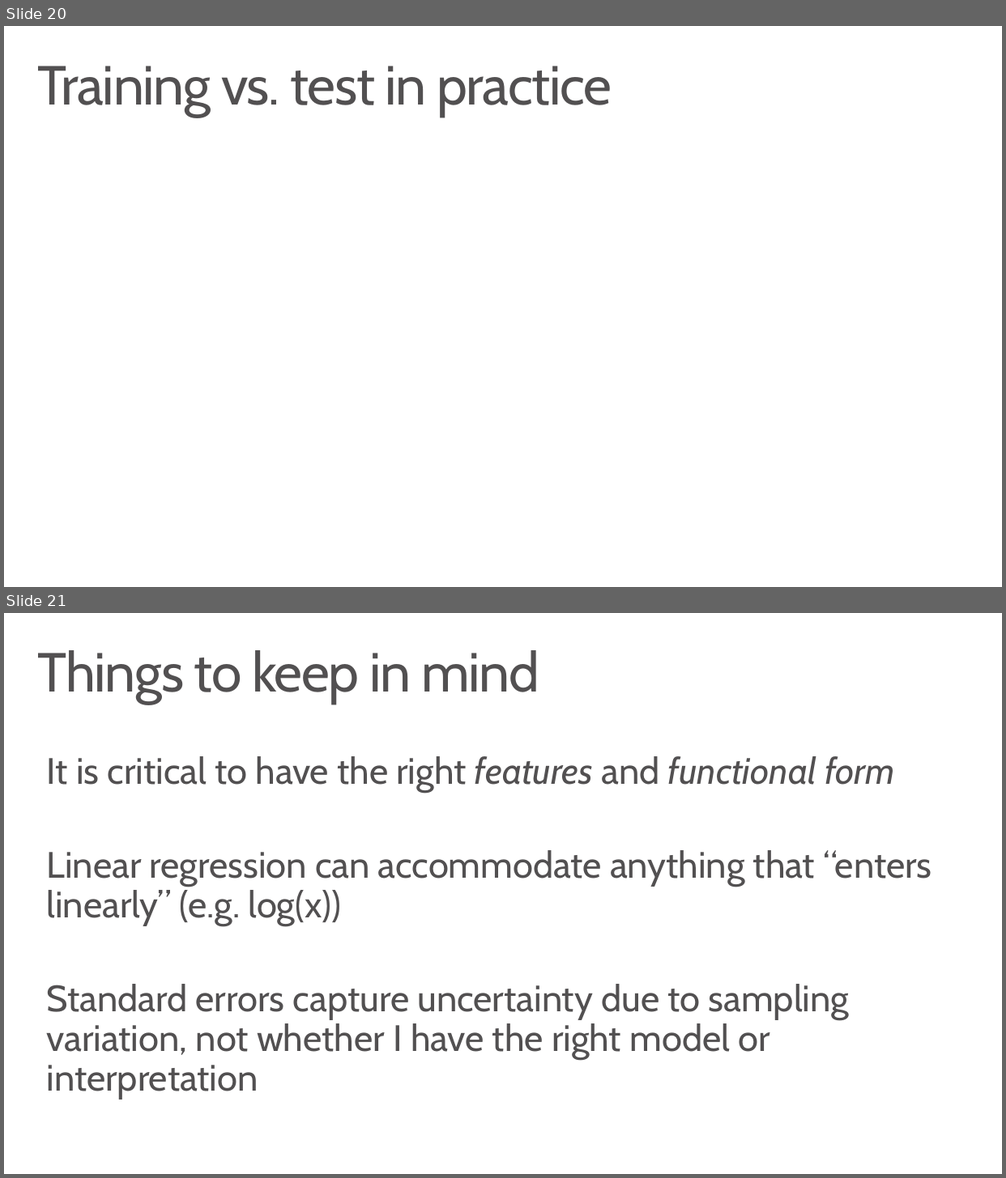
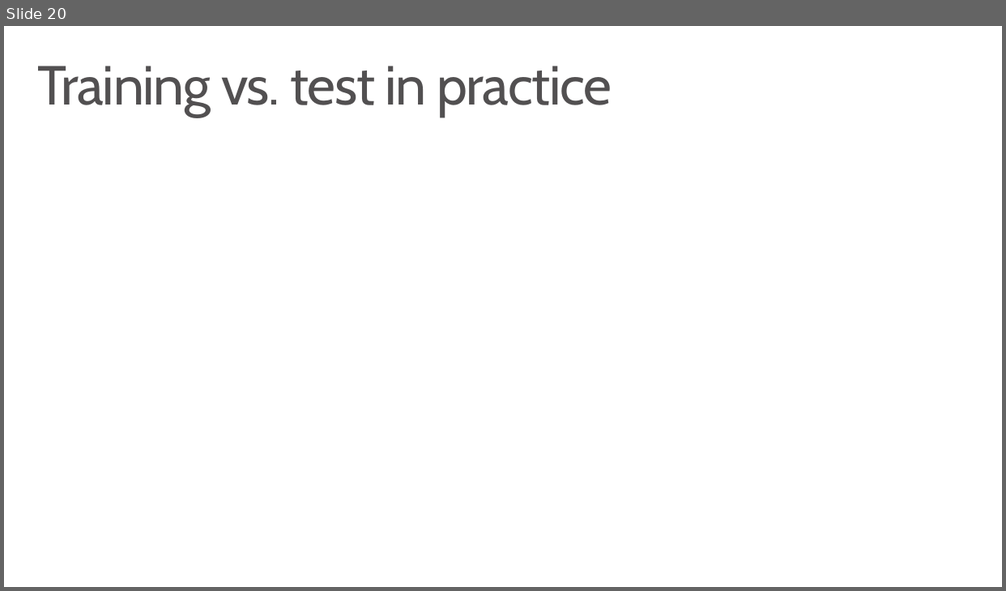
Before and after one commit to msr-ds3/coursework, a slide deck: week2/slides/intro-to-regression.pptx. Shown one above the other, each under a label of ours: slides 20 and 21 before the commit, slide 20 after it. The pictures are 1006x1178 and 1006x591 pixels, drawn with LibreOffice and Linux fonts; fonts in the diff are those of the drawing; grey boxes stand for pictures. Boxes give left, top, right and bottom in pixels: in the first picture for what was removed or moved away, otherwise in the second. Text is boxed around its words. In the diff, an @@ line names an element or a change of style, - is before the commit and + after.

```diff
--- a/week2/slides/intro-to-regression.pptx
+++ b/week2/slides/intro-to-regression.pptx
@@ slide 21 removed at box(4, 613, 1002, 1174), background #FFFFFF @@
@@ title removed at box(38, 650, 539, 705) @@
-Things to keep in mind
@@ text removed at box(47, 756, 931, 1099) @@
-It is critical to have the right features and functional form
-Linear regression can accommodate anything that “enters linearly” (e.g. log(x))
-Standard errors capture uncertainty due to sampling variation, not whether I have the right model or interpretation
```
Also in this commit, not shown: 1 slide changed, 2 slides added, 1 other file.
